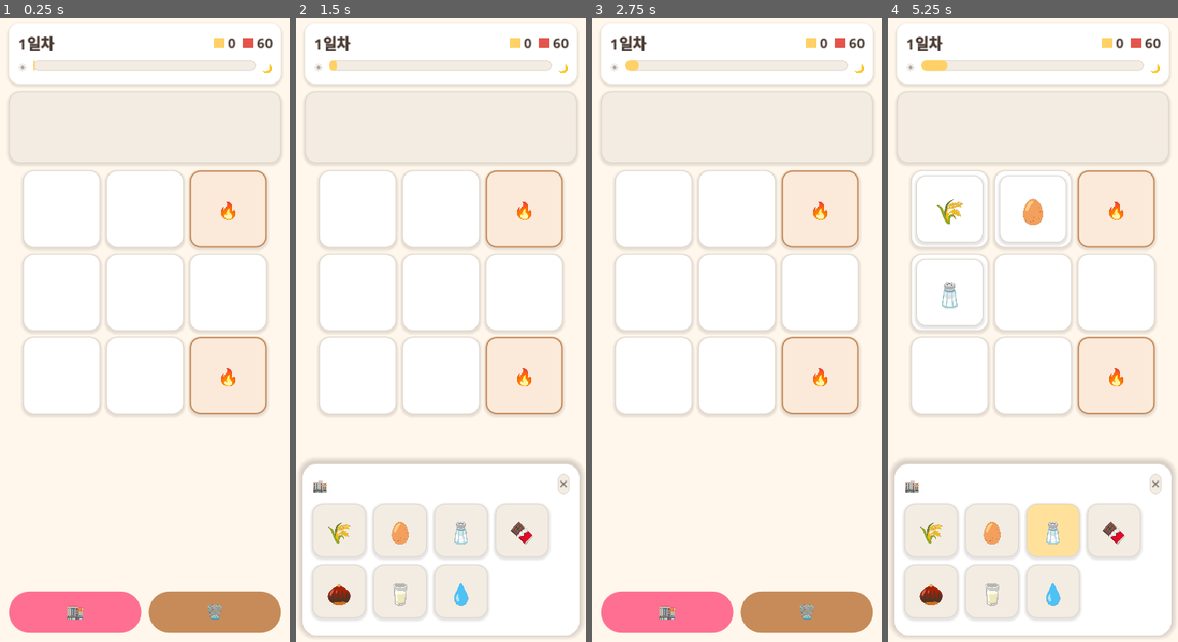
Above: before the commit, frames 1-4 (left to right).
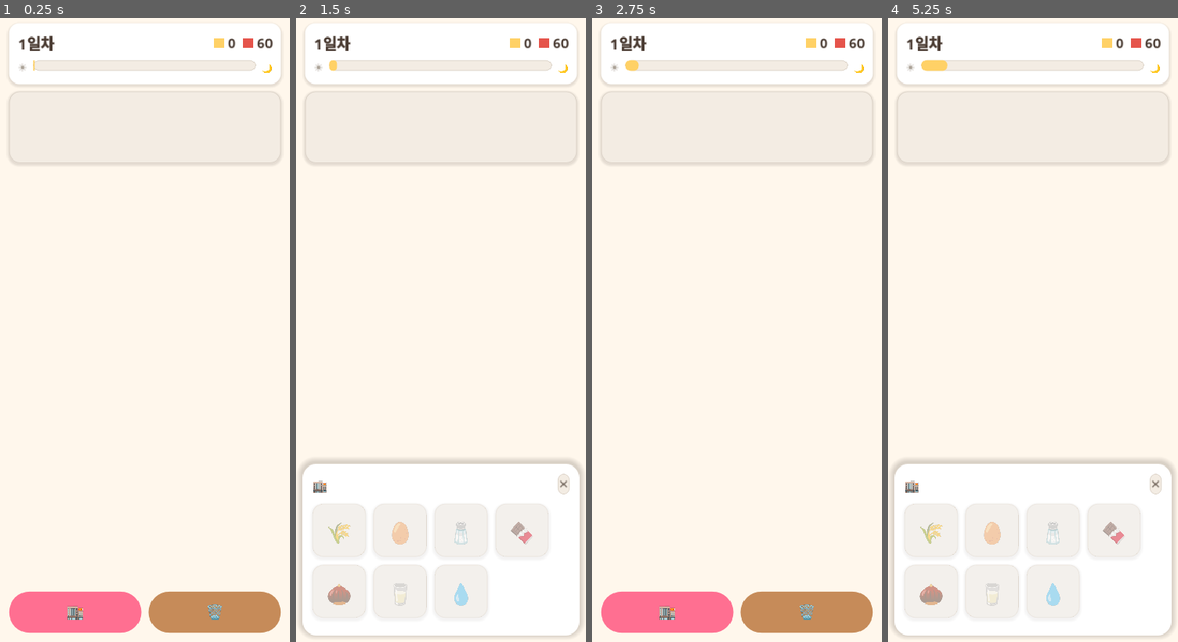
Above: after the commit, the same moments.

Repository: yellyB/game-slot-kitchen
Game: Godot game, scene res://scenes/Main.tscn
Same seed, same stepped clock (60 frames per second), same inputs: the game is played once before the commit and once after it.
Inputs (mouse positions are in pixels of both pictures, inside the frame that each line leads up to):
- Up to frame 1 (0.25 s): no input
- Up to frame 2 (1.5 s): click "🏬" at 0.5 s; click "🗑️" at 1.25 s
- Up to frame 3 (2.75 s): click "✕" at 2 s
- Up to frame 4 (5.25 s): click "🏬" at 2.75 s; click (931, 529) at 3.5 s, where only the run before the commit has a clickable "🌾"; click (992, 529) at 4.25 s, where only the run before the commit has a clickable "🥚"; click (1053, 529) at 5 s, where only the run before the commit has a clickable "🧂"

The runs differ from the first frame. In frame 1, 2.4% of the frame differs, in the area x 7-93%, y 24-64%; in frame 2, 3.3%; in frame 3, 2.4%; in frame 4, 5.6%, in the area x 7-93%, y 24-95%.

Commit message:
feat: 슬롯 동적 확장 (보드 재구성 + 세션 슬롯 소유)
보드를 고정 3×3에서 동적으로: Board.rebuild(slot_count)가 슬롯+도구석
(마지막 칸)을 세션마다 재구성. Session이 slots 수를 소유하고 buy_slot()로
+1(상한 10). config에 START_SLOTS/TOOL_COUNT/MAX_SLOTS/SLOT_PRICE.

Co-Authored-By: Claude Opus 4.8 (1M context) <noreply@anthropic.com>

Diff:
--- a/data/config.gd
+++ b/data/config.gd
@@ -6,8 +6,9 @@
 
 # ── 보드 (슬롯 그리드) ────────────────────────────────────
 const BOARD_COLS := 3
-const BOARD_SLOTS := 9
-const TOOL_SLOTS := [2, 8]   # 도구석(🔥) 위치 — 재료/카드 못 들어옴
+const START_SLOTS := 7   # 시작 슬롯 수(도구석 제외). 상점에서 확장.
+const TOOL_COUNT := 2    # 도구석(🔥) 개수 — 그리드 마지막 칸들에 배치
+const MAX_SLOTS := 10    # 슬롯 확장 상한
 
 # ── 손님 큐 / 스포너 ──────────────────────────────────────
 const MAX_QUEUE := 4          # 큐 최대 인원
@@ -22,6 +23,7 @@
 const START_MONEY := 0     # 시작 소지금
 const RENT_START := 60      # 1일차 가게세
 const RENT_GROWTH := 1.5    # 매일 가게세 배율(올림)
+const SLOT_PRICE := 50      # 슬롯 +1 확장 가격(상점)
 
 # ── 세션 / 하루 ───────────────────────────────────────────
 const DAY_LENGTH := 45.0        # 영업시간(초)
--- a/scripts/board.gd
+++ b/scripts/board.gd
@@ -1,33 +1,43 @@
 class_name Board
 extends CenterContainer
-## 슬롯 그리드(3×3) — 재료/주문/완성품 칸 + 도구석 2.
-## 재료 조회·소비, 빈 칸 조회 담당.
+## 슬롯 그리드 — 재료/주문/완성품 칸 + 도구석. 세션마다 슬롯 수만큼 재구성.
+## 재료 조회·소비, 빈 칸 조회 담당. (도구석은 그리드 마지막 칸들)
 
 signal tool_tapped(tool: ToolStation)
 
 var slots: Array[Slot] = []
 var tools: Array[ToolStation] = []
+var _grid: GridContainer
 
 func _ready() -> void:
 	mouse_filter = Control.MOUSE_FILTER_IGNORE
+	_grid = GridContainer.new()
+	_grid.mouse_filter = Control.MOUSE_FILTER_IGNORE
+	_grid.columns = Config.BOARD_COLS
+	_grid.add_theme_constant_override("h_separation", 8)
+	_grid.add_theme_constant_override("v_separation", 8)
+	add_child(_grid)
 
-	var grid := GridContainer.new()
-	grid.mouse_filter = Control.MOUSE_FILTER_IGNORE
-	grid.columns = Config.BOARD_COLS
-	grid.add_theme_constant_override("h_separation", 8)
-	grid.add_theme_constant_override("v_separation", 8)
-	add_child(grid)
 
-	for i in range(Config.BOARD_SLOTS):
-		if i in Config.TOOL_SLOTS:
+## 슬롯 수만큼 그리드 재구성(도구석은 마지막 TOOL_COUNT칸).
+func rebuild(slot_count: int) -> void:
+	for ch in _grid.get_children():
+		_grid.remove_child(ch)
+		ch.queue_free()
+	slots.clear()
+	tools.clear()
+
+	var total := slot_count + Config.TOOL_COUNT
+	for i in total:
+		if i < slot_count:
+			var slot := Slot.new()
+			slots.append(slot)
+			_grid.add_child(slot)
+		else:
 			var tool := ToolStation.new()
 			tool.tapped.connect(tool_tapped.emit)
 			tools.append(tool)
-			grid.add_child(tool)
-		else:
-			var slot := Slot.new()
-			slots.append(slot)
-			grid.add_child(slot)
+			_grid.add_child(tool)
 
 
 func first_empty_slot() -> Slot:
--- a/scripts/session.gd
+++ b/scripts/session.gd
@@ -13,6 +13,7 @@
 var day := 1
 var rent := 0
 var day_revenue := 0
+var slots := Config.START_SLOTS  # 현재 슬롯 수(상점 확장으로 증가)
 
 var _elapsed := 0.0
 var _running := false
@@ -24,8 +25,19 @@
 	cash = Config.START_MONEY
 	day = 1
 	rent = Config.RENT_START
+	slots = Config.START_SLOTS
 	cash_changed.emit(cash)
 	start_day()
+
+
+## 상점: 슬롯 +1 구매. 성공 시 true(다음 세션부터 반영).
+func buy_slot() -> bool:
+	if cash < Config.SLOT_PRICE or slots >= Config.MAX_SLOTS:
+		return false
+	cash -= Config.SLOT_PRICE
+	slots += 1
+	cash_changed.emit(cash)
+	return true
 
 
 func advance_day() -> void:
